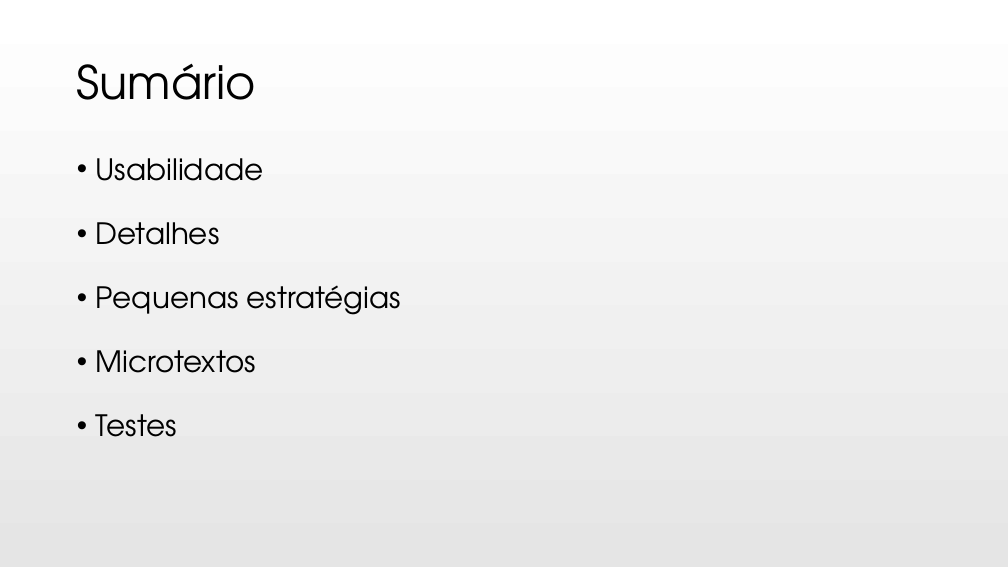
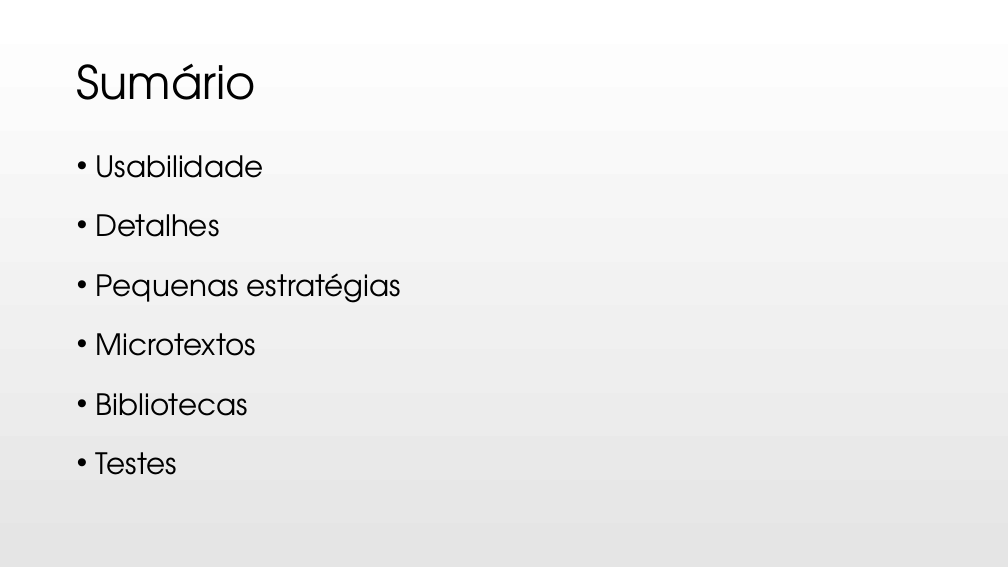
Before and after one commit to q-box/q-box.github.io, a slide deck: slide 2 of ux/Slide UX Design 02.pptx. Drawn at 1008x567 pixels with LibreOffice and Linux fonts; fonts in the diff are those of the drawing. Boxes give left, top, right and bottom in pixels: in the first picture for what was removed or moved away, otherwise in the second. Text is boxed around its words. In the diff, an @@ line names an element or a change of style, - is before the commit and + after.

Commit message:
correção de escrita no Slide UX Design 02

```diff
--- a/ux/Slide UX Design 02.pptx
+++ b/ux/Slide UX Design 02.pptx
@@ text at (96,155,401,475): line spacing 0.9 to 0.8 @@
@@ text at (96,393,248,416): paragraph added @@
+• Bibliotecas
```
Also in this commit, not shown: 1 other slide changed.
